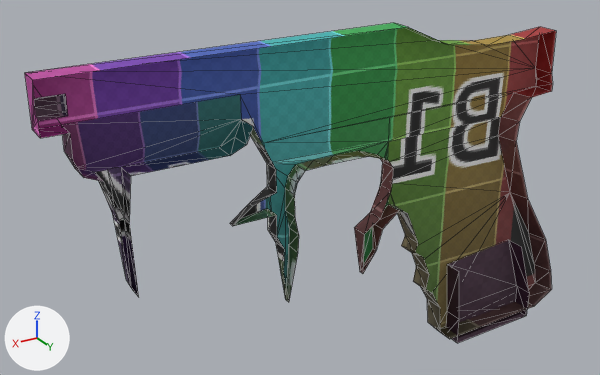
The glTF model 8 Assets/Models/Salvation2_typeN.glb: old version first, new version second.
Rendered twice from a 50 mm lens placed at (3.2, 2.69, 2.54), pointed at (1.48, -0.18, 1.11). The lights are fixed; the arrows at lower left show +X, +Y and +Z. Mesh edges are drawn as thin lines. Vertices at the same position are counted once.

Objects in the first picture: 'Mag', 'Salvation.001'.
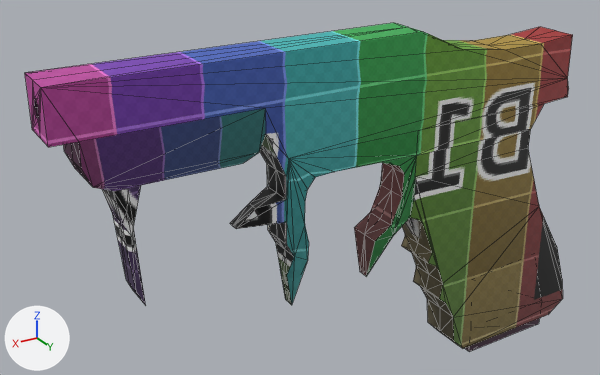
Edits to the bpy script that builds the scene:
```text
Change me_cube_003:
    used by ob_mag; location = (0.0, 0.0, 0.0)
    remove me_cube_003.from_pydata(...)  # 12 vertices, 14 faces; spans x 0.161..0.675, y -0.091..0.0, z 0.121..0.574
    add me_cube_003.from_pydata(...)  # 18 vertices, 28 faces; spans x 0.161..0.675, y -0.091..0.091, z 0.121..0.574
    me_cube_003 part 1
    6 new vertices lie (0.0, 0.091, 0.0) away from vertices in x 0.161..0.675, y 0.0, z 0.121..0.574
    14 new faces join them
Change me_cube_001:
    used by ob_salvation_001; location = (0.0, 0.0, 0.0)
    remove me_cube_001.from_pydata(...)  # 153 vertices, 233 faces; spans x -0.01..2.6, y -0.11..0.0, z 0.16..1.8
    add me_cube_001.from_pydata(...)  # 235 vertices, 466 faces; spans x -0.01..2.6, y -0.11..0.11, z 0.16..1.8
    me_cube_001 part 2
    27 vertices are added at x 0.04..2.6, y 0.02..0.11, z 0.36..1.73
    29 new vertices lie (0.0, 0.1, 0.0) away from vertices in x 0.11..2.6, y 0.0, z 0.16..1.8
    21 new vertices lie (0.0, 0.08, 0.0) away from vertices in x 1.07..1.7, y 0.0, z 0.9..1.3
    5 new vertices lie (0.02, 0.1, 0.0) away from vertices in x -0.01..0.38, y 0.0, z 0.24..1.38
    233 new faces join them
```

What differs and where, as boxes (x1, y1, x2, y2) in the pictures (600 x 375 px):
'Salvation.001', reshaped
    before: (25, 23, 556, 339)
    after: (25, 23, 573, 349)
'Mag', reshaped
    before: (446, 240, 529, 343)
    after: (465, 319, 539, 352)
part 1 of me_cube_003, added
    after: (465, 319, 539, 352)
part 2 of me_cube_001, added
    after: (33, 27, 573, 349)
